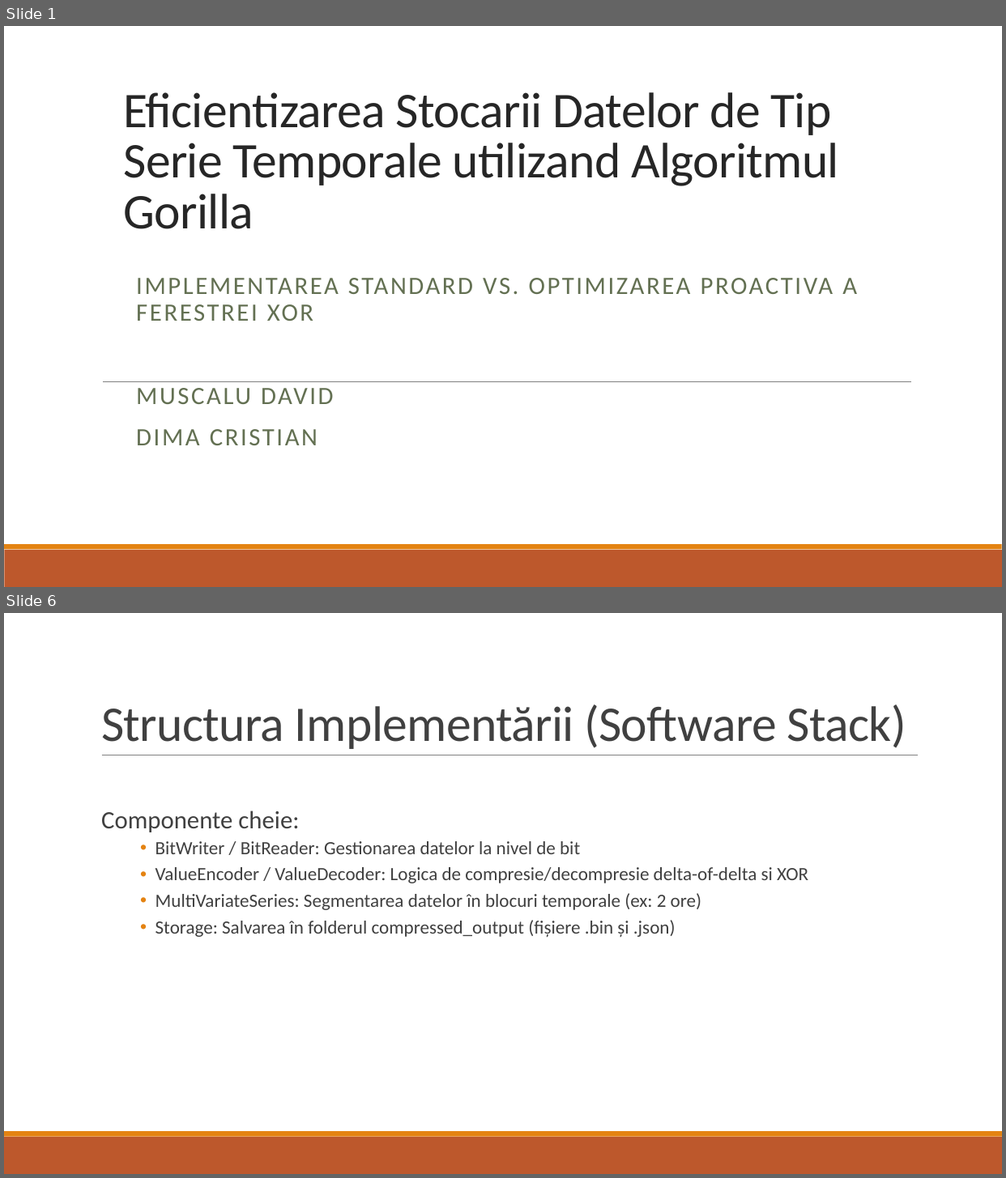
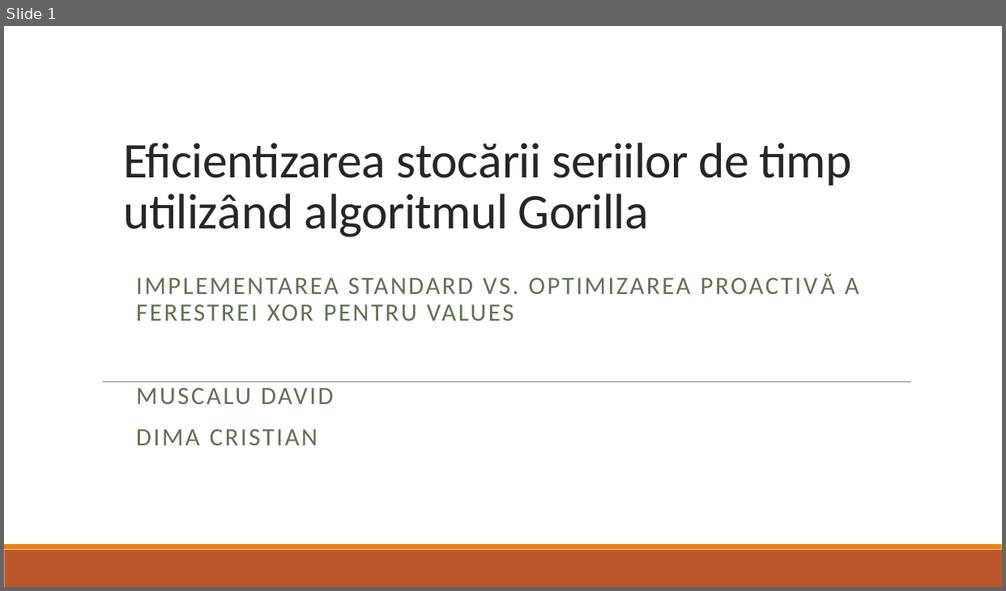
Before and after one commit to dimacul/PROIECT_PROCESAREA_SEMNALELOR, a slide deck: Eficientizarea Stocarii Datelor de Tip Serie Temporale utilizand.pptx. Shown one above the other, each under a label of ours: slides 1 and 6 before the commit, slide 1 after it; the slides between them are not shown. The pictures are 1006x1178 and 1006x591 pixels, drawn with LibreOffice and Linux fonts; fonts in the diff are those of the drawing. Boxes give left, top, right and bottom in pixels: in the first picture for what was removed or moved away, otherwise in the second. Text is boxed around its words. In the diff, an @@ line names an element or a change of style, - is before the commit and + after.

```diff
--- a/Eficientizarea Stocarii Datelor de Tip Serie Temporale utilizand.pptx
+++ b/Eficientizarea Stocarii Datelor de Tip Serie Temporale utilizand.pptx
@@ slide 6 removed at (x1=4, y1=613, x2=1002, y2=1174), background #FFFFFF; not listed: 2 template elements that a slide beside it also shows @@
@@ title removed at (x1=101, y1=705, x2=906, y2=749) @@
-Structura Implementării (Software Stack)
@@ line removed from (102, 756) to (918, 756) @@
@@ text removed at (x1=101, y1=811, x2=808, y2=937) @@
-  Componente cheie:
-      • BitWriter / BitReader: Gestionarea datelor la nivel de bit
-      • ValueEncoder / ValueDecoder: Logica de compresie/decompresie delta-of-delta si XOR
-      • MultiVariateSeries: Segmentarea datelor în blocuri temporale (ex: 2 ore)
-      • Storage: Salvarea în folderul compressed_output (fișiere .bin și .json)
@@ slide 1 changed as well @@
@@ title at (x1=123, y1=143, x2=851, y2=237): text changed @@
-Eficientizarea Stocarii Datelor de Tip Serie Temporale utilizand Algoritmul Gorilla
+Eficientizarea stocării seriilor de timp utilizând algoritmul Gorilla
@@ subtitle at (x1=136, y1=278, x2=859, y2=321): text changed @@
-IMPLEMENTAREA STANDARD VS. OPTIMIZAREA PROACTIVA A FERESTREI XOR
+IMPLEMENTAREA STANDARD VS. OPTIMIZAREA PROACTIVĂ A FERESTREI XOR PENTRU VALUES
```
Also in this commit, not shown: 22 slides added, 7 other slides removed, 6 other files.
